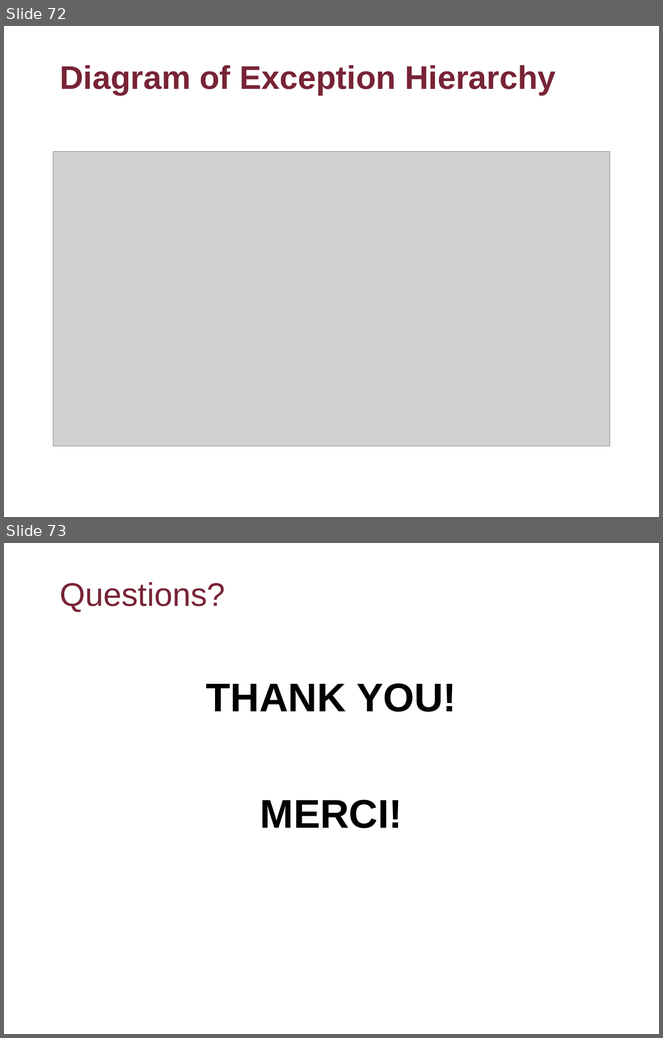
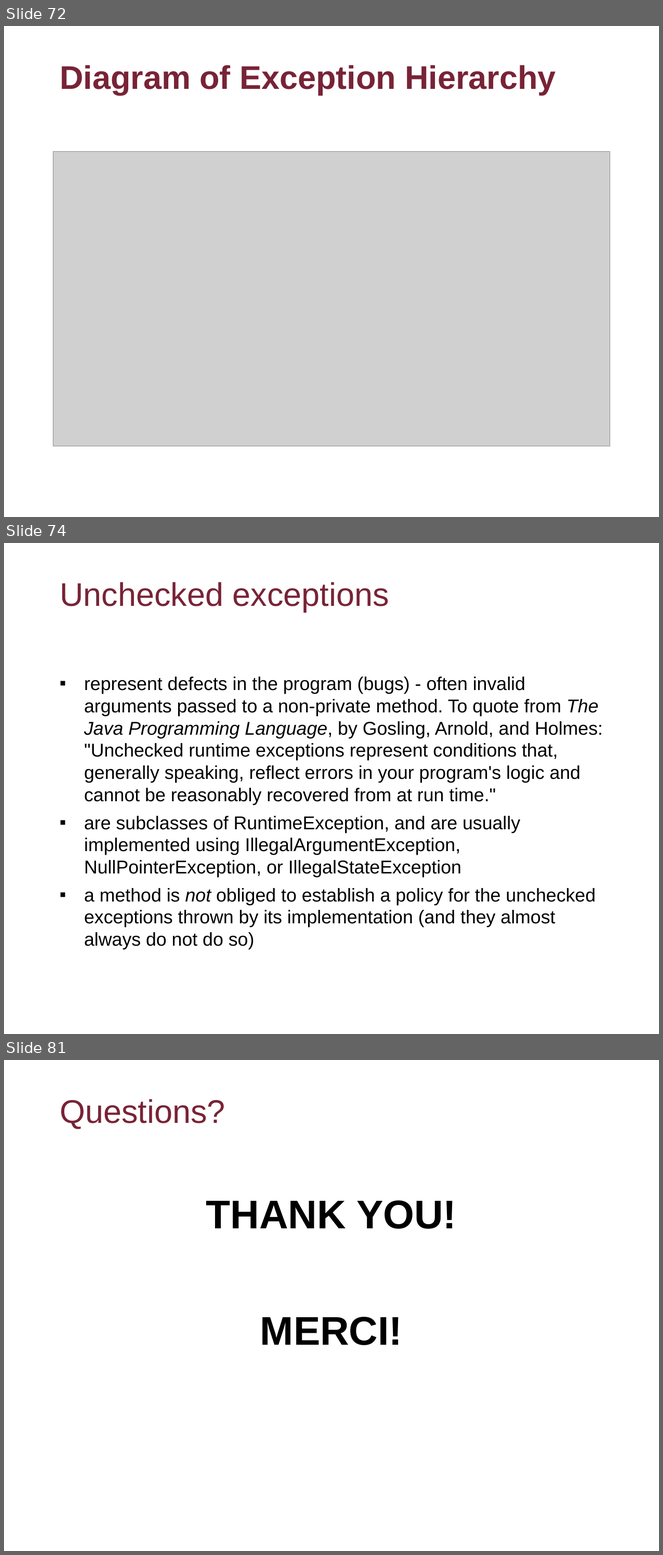
Before and after one commit to flyworker/java-workshop, a slide deck: Advanced Java Workshop-Concordia.ppt. Shown one above the other, each under a label of ours: slides 72 and 73 before the commit, slides 72, 74 and 81 after it; the slides between them are not shown. The pictures are 663x1038 and 663x1555 pixels, drawn with LibreOffice and Linux fonts; fonts in the diff are those of the drawing; grey boxes stand for pictures; background and template pictures are left out. Boxes give left, top, right and bottom in pixels: in the first picture for what was removed or moved away, otherwise in the second. Text is boxed around its words. In the diff, an @@ line names an element or a change of style, - is before the commit and + after.

```diff
--- a/Advanced Java Workshop-Concordia.ppt
+++ b/Advanced Java Workshop-Concordia.ppt
@@ slide 74 added at (x1=4, y1=543, x2=659, y2=1034), background picture (left out) @@
@@ title added at (x1=60, y1=582, x2=389, y2=612), 36 pt, text #782336 @@
+Unchecked exceptions
@@ text added at (x1=84, y1=677, x2=603, y2=950), 20.4 pt, text #000000 @@
+▪ represent defects in the program (bugs) - often invalid arguments passed to a non-private method. To quote from The Java Programming Language, by Gosling, Arnold, and Holmes: "Unchecked runtime exceptions represent conditions that, generally speaking, reflect errors in your program's logic and cannot be reasonably recovered from at run time."
+▪ are subclasses of RuntimeException, and are usually implemented using IllegalArgumentException, NullPointerException, or IllegalStateException
+▪ a method is not obliged to establish a policy for the unchecked exceptions thrown by its implementation (and they almost always do not do so)
@@ what was slide 73 is now slide 81 @@
```
Also in this commit, not shown: 7 other slides added, 12 other files.
